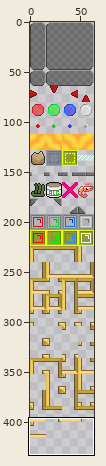
A sprite sheet gets an edit: assets/tiles.png. The picture above shows the old version from afar; the outline marks the close-up.
Close-up. Before:
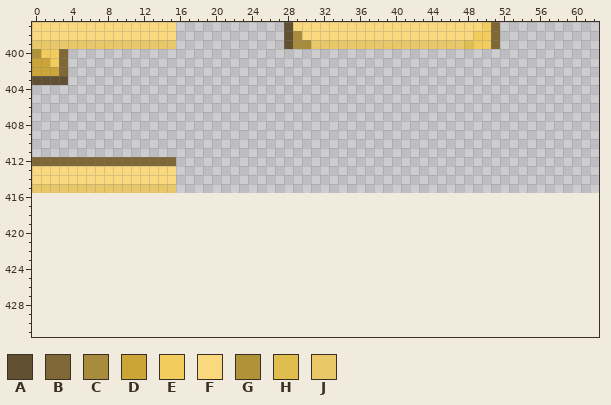
The file is 64x416 pixels. Colours within 5 levels of each other are drawn and written as one. Shown: x 0..62, y 397..431. The old version is drawn lined up with the new one, on the new canvas.
Palette (. is transparent): A #615032  B #7f6738  C #a88b3c  D #cca538  E #f3cc5e  F #f9d87e  G #b09339  H #dfbd4f  J #e8c868
Pixels before, first column x 0:
397 FFFFFFFFFFFFFFFF............AFFFFFFFFFFFFFFFFFFFFFEB
398 FFFFFFFFFFFFFFFF............ACFFFFFFFFFFFFFFFFFFFEEB
399 JJJJJJJJJJJJJJJJ............ACCJJJJJJJJJJJJJJJJJHEEB
400 GEEB................................................
401 DDEB................................................
402 DDDB................................................
403 AAAA................................................
404 ....................................................
405 ....................................................
406 ....................................................
407 ....................................................
408 ....................................................
409 ....................................................
410 ....................................................
411 ....................................................
412 BBBBBBBBBBBBBBBB....................................
413 FFFFFFFFFFFFFFFF....................................
414 FFFFFFFFFFFFFFFF....................................
415 JJJJJJJJJJJJJJJJ....................................
After:
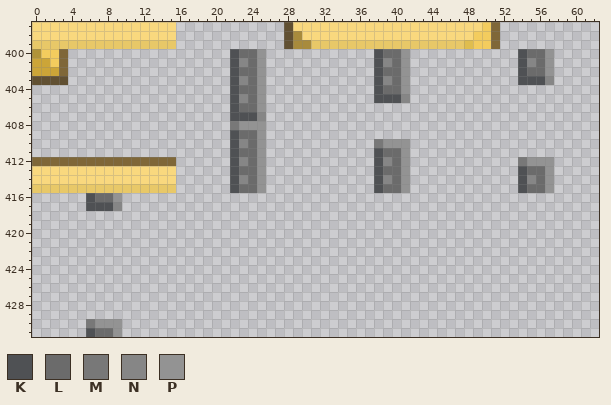
Colours new in this view: K #4f5154  L #6b6b6b  M #787878  N #868686  P #939393
What changed:
canvas 64x416 -> 64x432
There is now colour K in rows 400 to 402 at x 22, 38 and 54; in row 403 at x 22, 38 and 54 to 56; in row 404 at x 22 and 38; in row 405 at x 22 and 38 to 40; in row 406 at x 22; in row 407 at x 22 to 24.
There is now colour K in rows 409 to 410 at x 22; in rows 411 to 412 at x 22 and 38; in rows 413 to 415 at x 22, 38 and 54; in row 416 at x 6; in row 417 at x 6 to 8; in row 431 at x 6.
There is now colour L in row 400 at x 23 to 24, 39 to 40 and 55 to 56; in row 401 at x 24, 40 and 56; in row 402 at x 23 to 24, 39 to 40 and 55 to 56; in row 403 at x 24 and 40; in row 404 at x 23 to 24 and 39 to 40; in row 405 at x 24.
There is now colour L in row 406 at x 23 to 24; in row 409 at x 23 to 24; in row 410 at x 24; in row 411 at x 23 to 24 and 39 to 40; in row 412 at x 24 and 40; in row 413 at x 23 to 24, 39 to 40 and 55 to 56.
There is now colour L in row 414 at x 24, 40 and 56; in row 415 at x 23 to 24, 39 to 40 and 55 to 56; in row 416 at x 7 to 8; in row 431 at x 7 to 8.
There is now colour M in row 408 at x 22; in row 410 at x 38; in row 412 at x 54; in row 430 at x 6.
There is now colour N in row 401 at x 23, 39 and 55; in row 403 at x 23, 39 and 57; in row 405 at x 23 and 41; in row 407 at x 25; in row 410 at x 23; in row 412 at x 23 and 39.
There is now colour N in row 414 at x 23, 39 and 55; in row 417 at x 9.
There is now colour P in rows 400 to 402 at x 25, 41 and 57; in rows 403 to 404 at x 25 and 41; in rows 405 to 406 at x 25; in row 408 at x 23 to 25; in row 409 at x 25; in row 410 at x 25 and 39 to 41.
There is now colour P in row 411 at x 25 and 41; in row 412 at x 25, 41 and 55 to 57; in rows 413 to 415 at x 25, 41 and 57; in row 416 at x 9; in row 430 at x 7 to 9; in row 431 at x 9.
Pixel boxes of the changes (left, top, right, bottom) in both close-ups:
added: (230, 49, 266, 193)
added: (374, 49, 410, 103)
added: (518, 49, 554, 85)
added: (374, 139, 410, 193)
added: (518, 157, 554, 193)
added: (86, 193, 122, 211)
added: (86, 319, 122, 337)
